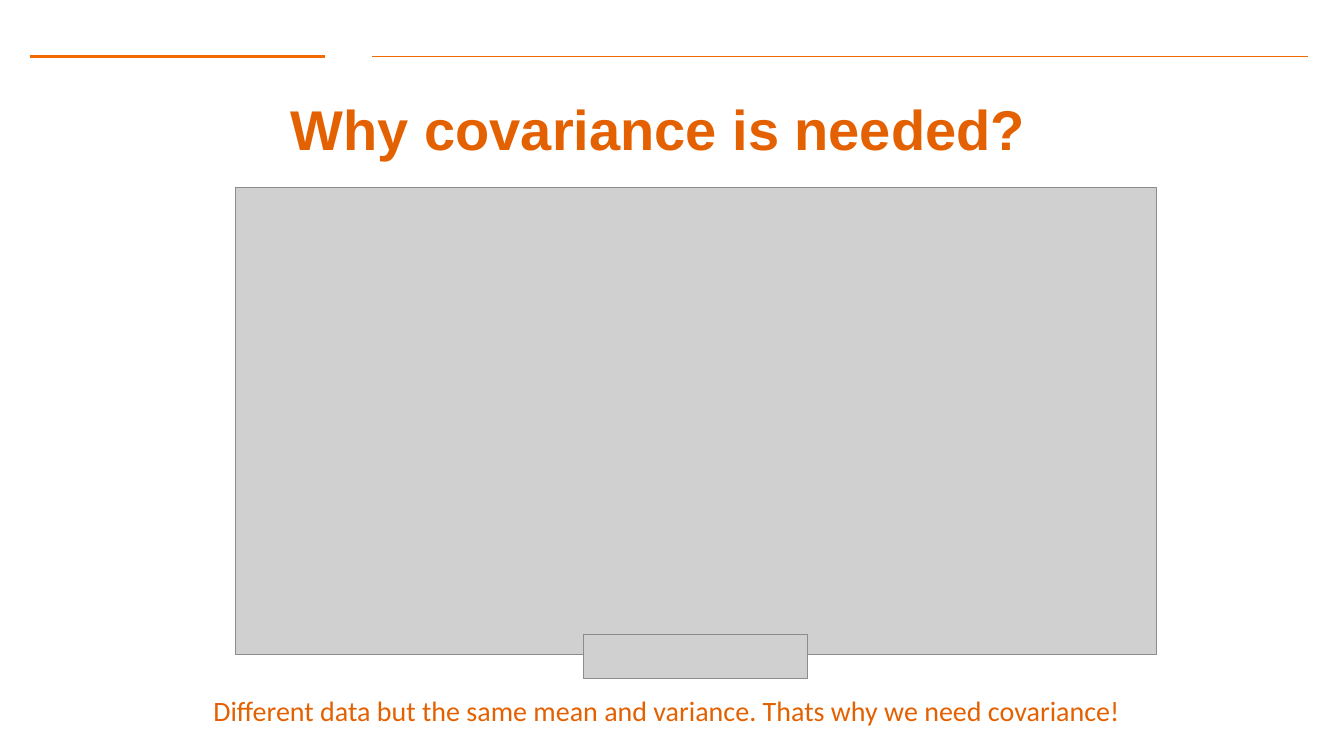
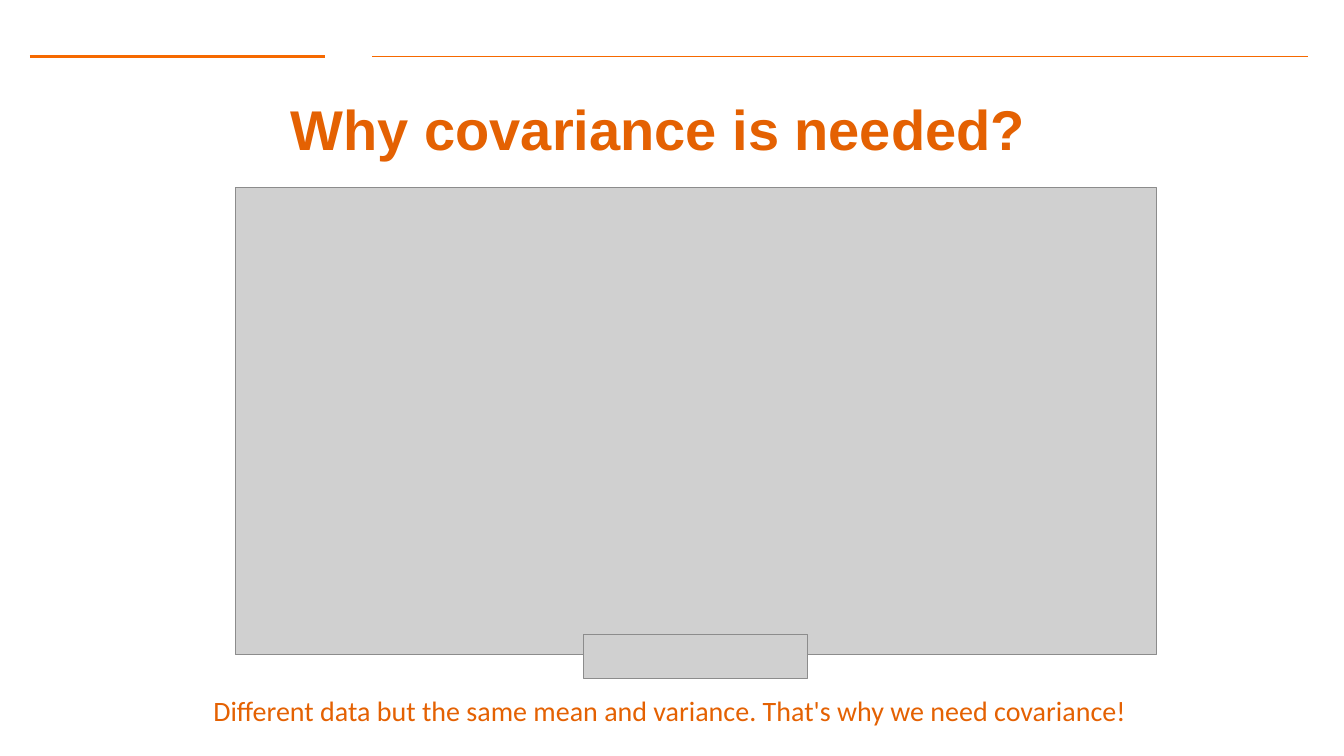
Before and after one commit to aiforsec/RIT-DSCI-633-FDS, a slide deck: slide 22 of Syllabus/Lecture 12/Lec12.pptx. Drawn at 1344x756 pixels with LibreOffice and Linux fonts; fonts in the diff are those of the drawing; grey boxes stand for pictures; background and template pictures are left out. Boxes give left, top, right and bottom in pixels: in the first picture for what was removed or moved away, otherwise in the second. Text is boxed around its words. In the diff, an @@ line names an element or a change of style, - is before the commit and + after.

```diff
--- a/Syllabus/Lecture 12/Lec12.pptx
+++ b/Syllabus/Lecture 12/Lec12.pptx
@@ text at <box>213,701,1125,726</box>: text changed @@
-Different data but the same mean and variance. Thats why we need covariance!
+Different data but the same mean and variance. That's why we need covariance!
```
Also in this commit, not shown: 6 other slides changed, 1 slide added, 1 other file.
